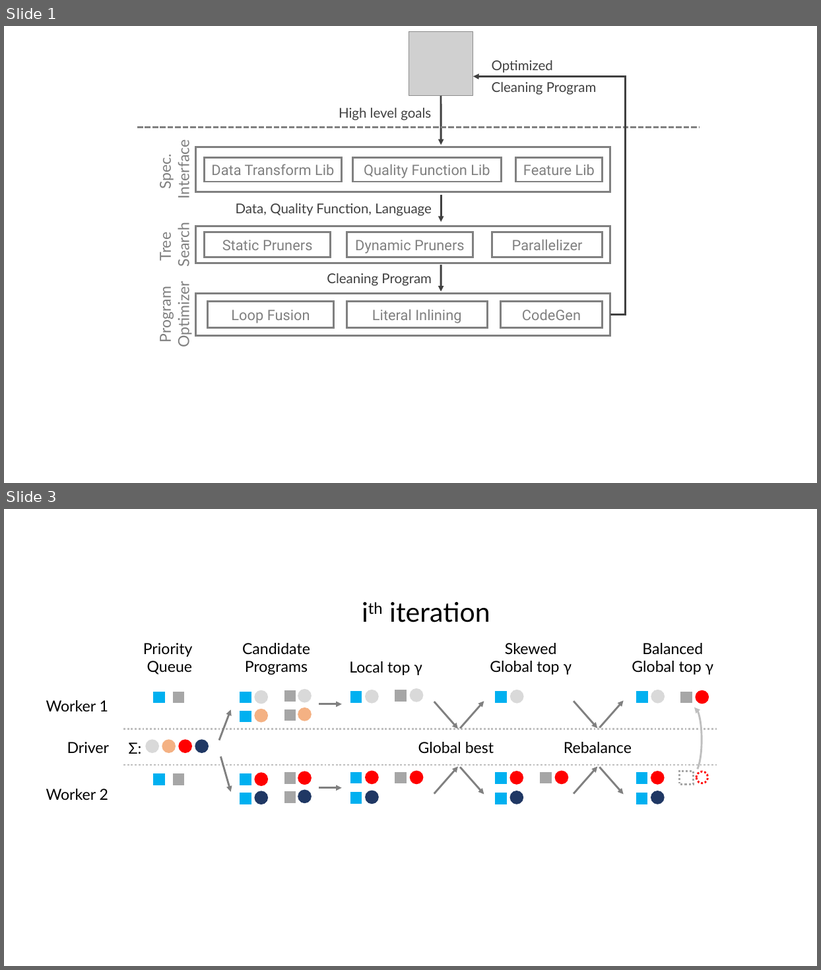
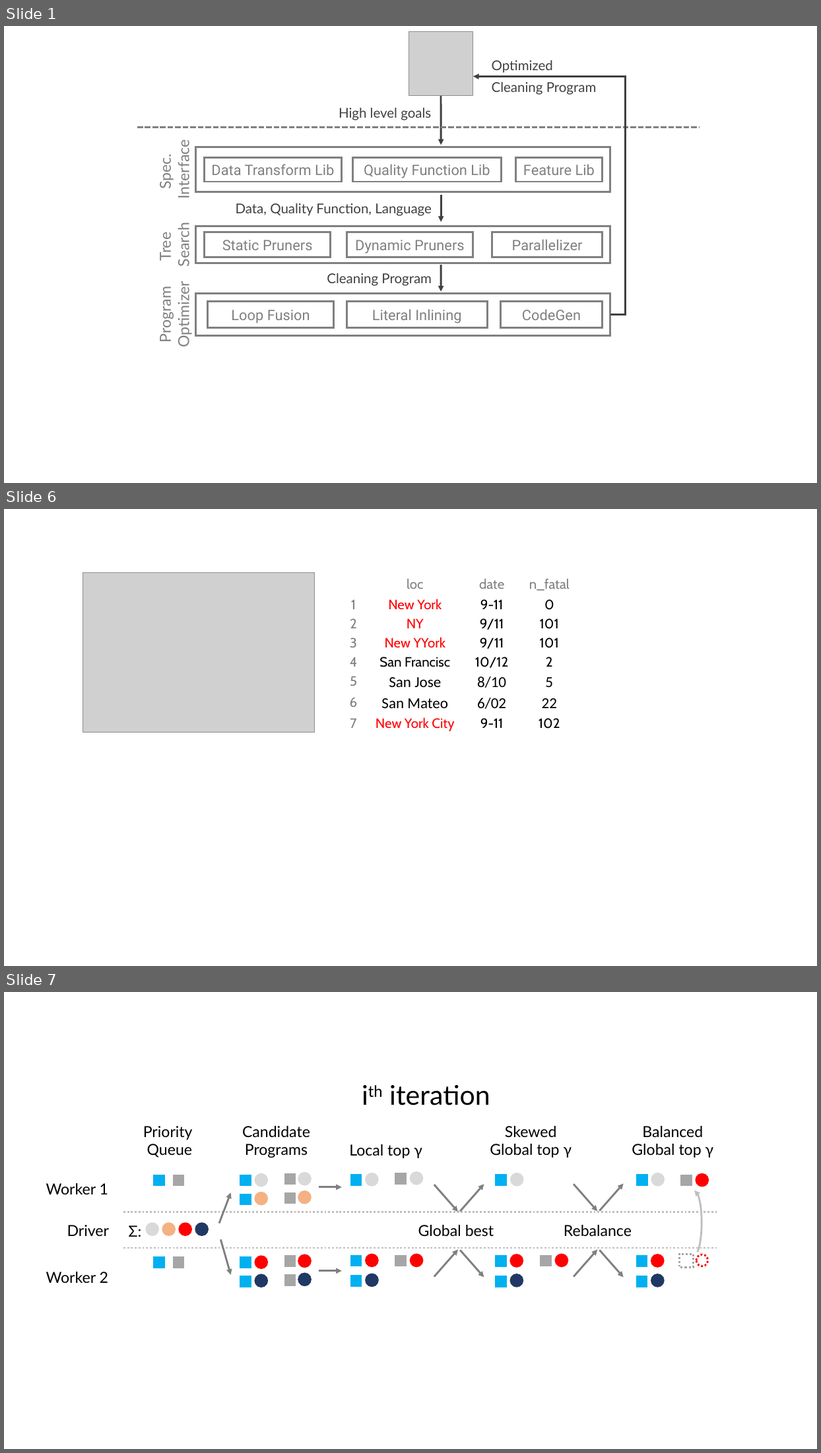
Before and after one commit to sjyk/arachnida, a slide deck: figures/figs.pptx. Shown one above the other, each under a label of ours: slides 1 and 3 before the commit, slides 1, 6 and 7 after it; the slides between them are not shown. The pictures are 821x970 and 821x1453 pixels, drawn with LibreOffice and Linux fonts; fonts in the diff are those of the drawing; grey boxes stand for pictures. Boxes give left, top, right and bottom in pixels: in the first picture for what was removed or moved away, otherwise in the second. Text is boxed around its words. In the diff, an @@ line names an element or a change of style, - is before the commit and + after.

```diff
--- a/figures/figs.pptx
+++ b/figures/figs.pptx
@@ slide 6 added at (4,509,817,966), background #FFFFFF @@
@@ picture added at (83,572,314,733) @@
@@ table added at (342,574,580,734), 8 rows, 4 columns @@
+ | loc | date | n_fatal
+1 | New York | 9-11 | 0
+2 | NY | 9/11 | 101
+3 | New YYork | 9/11 | 101
+4 | San Francisc | 10/12 | 2
+5 | San Jose | 8/10 | 5
+6 | San Mateo | 6/02 | 22
+7 | New York City | 9-11 | 102
@@ what was slide 3 is now slide 7 @@
```
Also in this commit, not shown: 1 slide changed, 3 other slides added, 7 other files.
